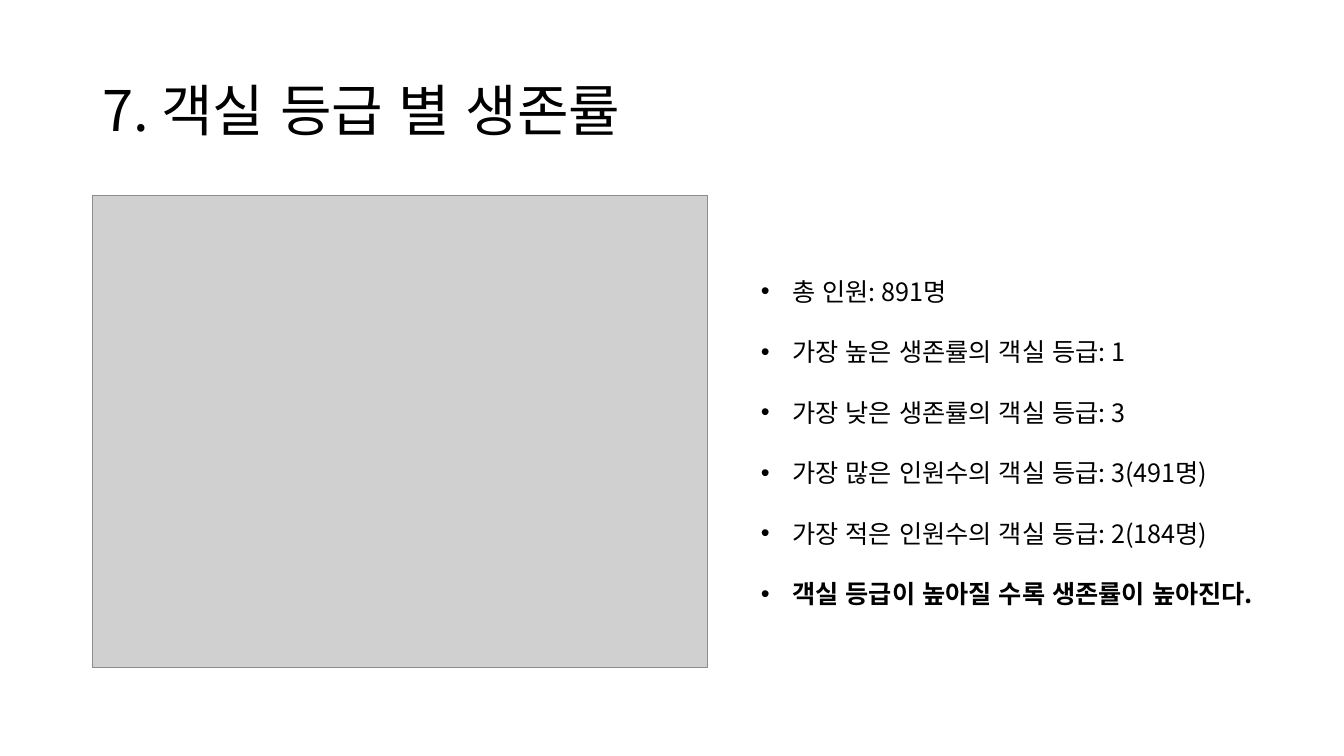
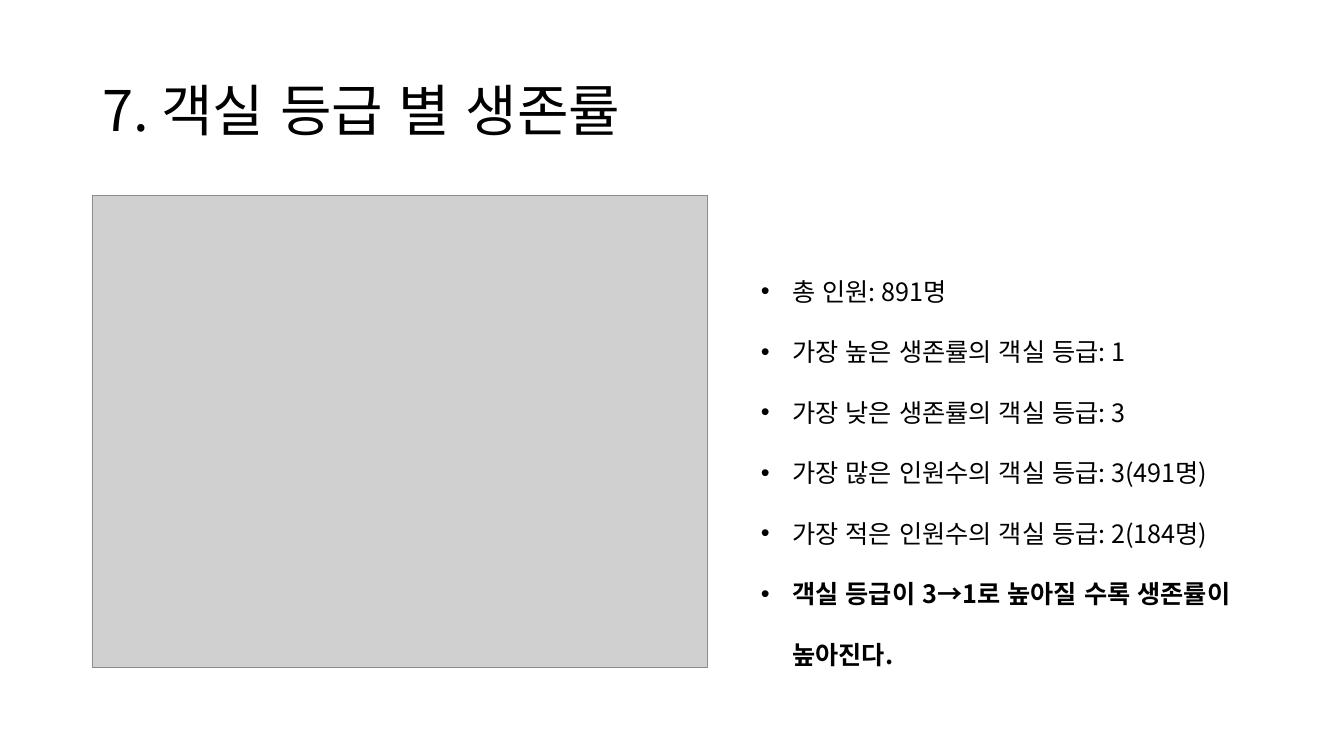
Before and after one commit to atto08/Titanic_tutorial, a slide deck: slide 8 of Train_Lee/project_titnic.pptx. Drawn at 1344x756 pixels with LibreOffice and Linux fonts; fonts in the diff are those of the drawing; grey boxes stand for pictures. Boxes give left, top, right and bottom in pixels: in the first picture for what was removed or moved away, otherwise in the second. Text is boxed around its words. In the diff, an @@ line names an element or a change of style, - is before the commit and + after.

```diff
--- a/Train_Lee/project_titnic.pptx
+++ b/Train_Lee/project_titnic.pptx
@@ text at <box>792,582,1231,667</box>: text changed @@
-• 객실 등급이 높아질 수록 생존률이 높아진다.
+• 객실 등급이 3→1로 높아질 수록 생존률이
+  높아진다.
```
Also in this commit, not shown: 4 other slides changed, 1 other file.
